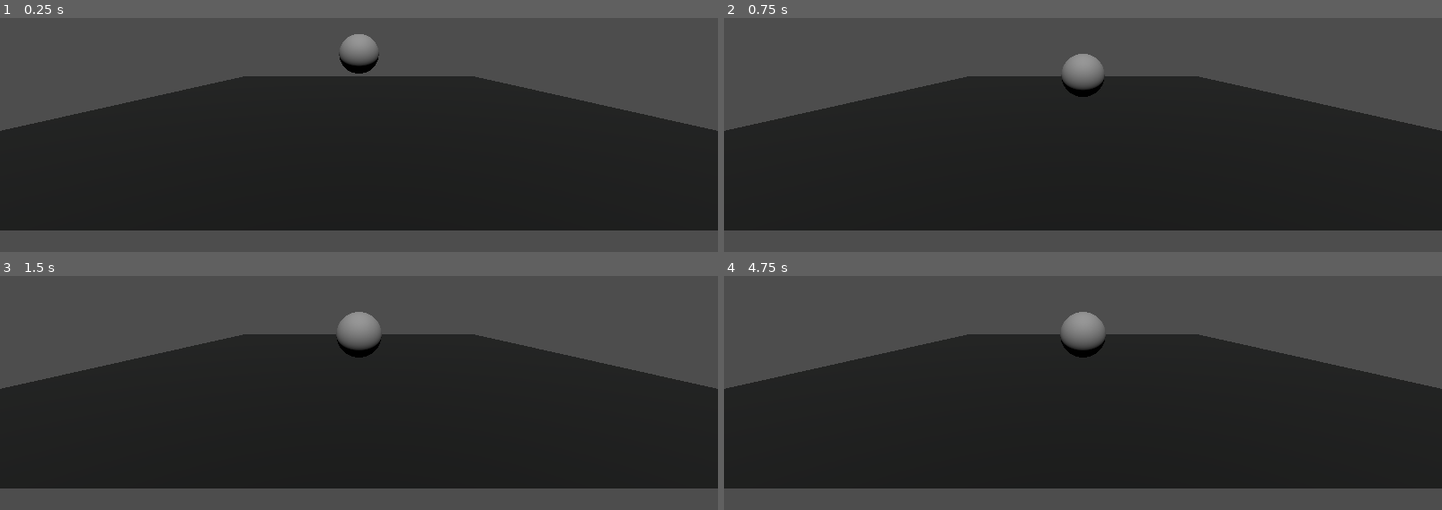
Above: before the commit, frames 1-4 (two rows, left to right).
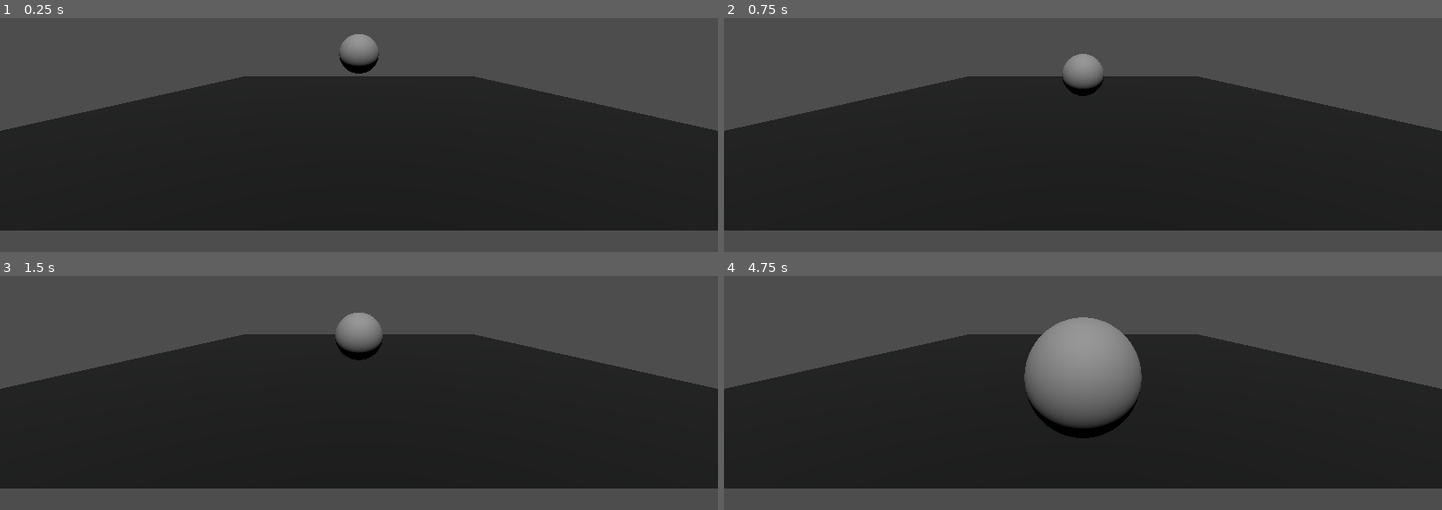
Above: after the commit, the same moments.

Repository: motionnblur/3d-prototype-godot
Game: Godot game, scene res://node_3d.tscn
Two runs of this game, one before a commit and one after it. Both use one fixed random seed, a clock stepped at 60 frames per second and the inputs below. The project has no main scene, so this scene is started directly.
Inputs:
- Up to frame 1 (0.25 s): no input
- Up to frame 2 (0.75 s): no input
- Up to frame 3 (1.5 s): no input
- Up to frame 4 (4.75 s): no input

Frame 1 is identical in both runs. In frame 2, less than 0.1% of the frame differs, in the area x 47-53%, y 15-34%; in frame 3, 0.2%; in frame 4, 6.1%, in the area x 41-59%, y 15-70%.

Commit message:
Update movement

Diff:
--- a/node_3d.tscn
+++ b/node_3d.tscn
@@ -24,6 +24,7 @@
 contact_monitor = true
 max_contacts_reported = 1
 script = ExtResource("1_fxaeq")
+speed = 1.0
 
 [node name="CollisionShape3D" type="CollisionShape3D" parent="sphere"]
 shape = SubResource("SphereShape3D_ydlkx")
--- a/sphere.gd
+++ b/sphere.gd
@@ -3,12 +3,15 @@
 
 #func _ready() -> void:
 	#pass
+
+@export var speed: float
+
 var collided: bool = false
 
 func _process(delta: float) -> void:
 	if !collided:
 		return
-	linear_velocity = transform.basis.z * 2
+	position += basis.z*speed*delta
 
 
 func _on_body_shape_entered(body_rid: RID, body: Node, body_shape_index: int, local_shape_index: int) -> void:
